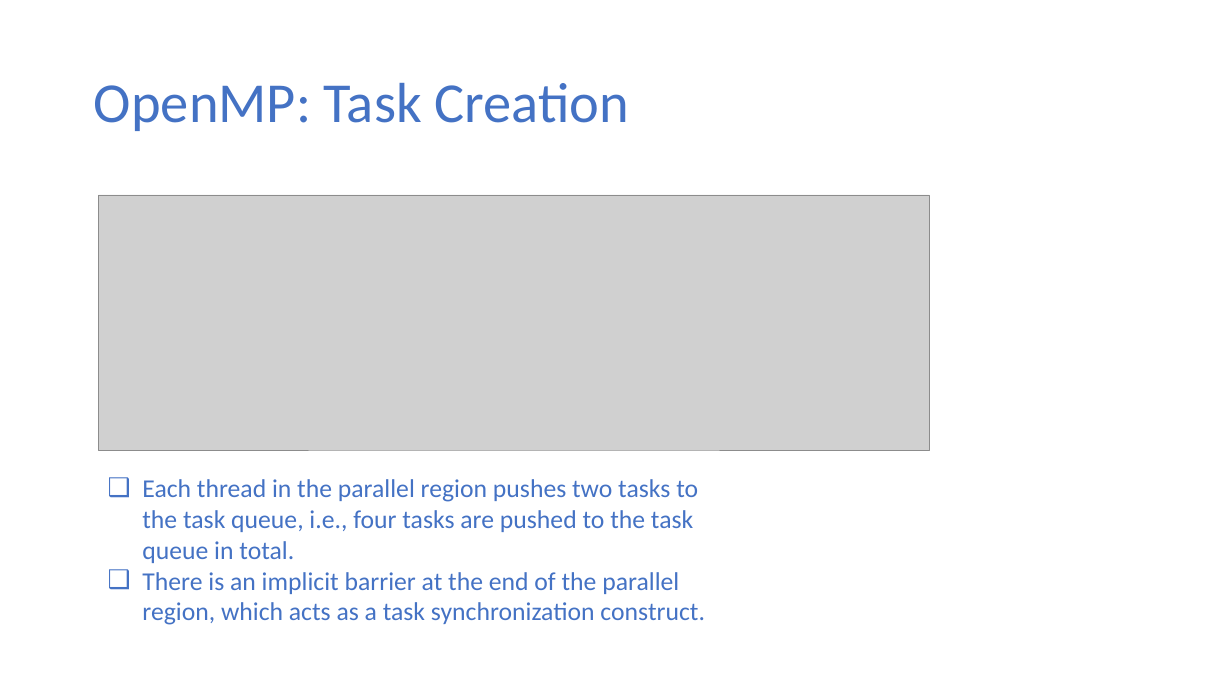
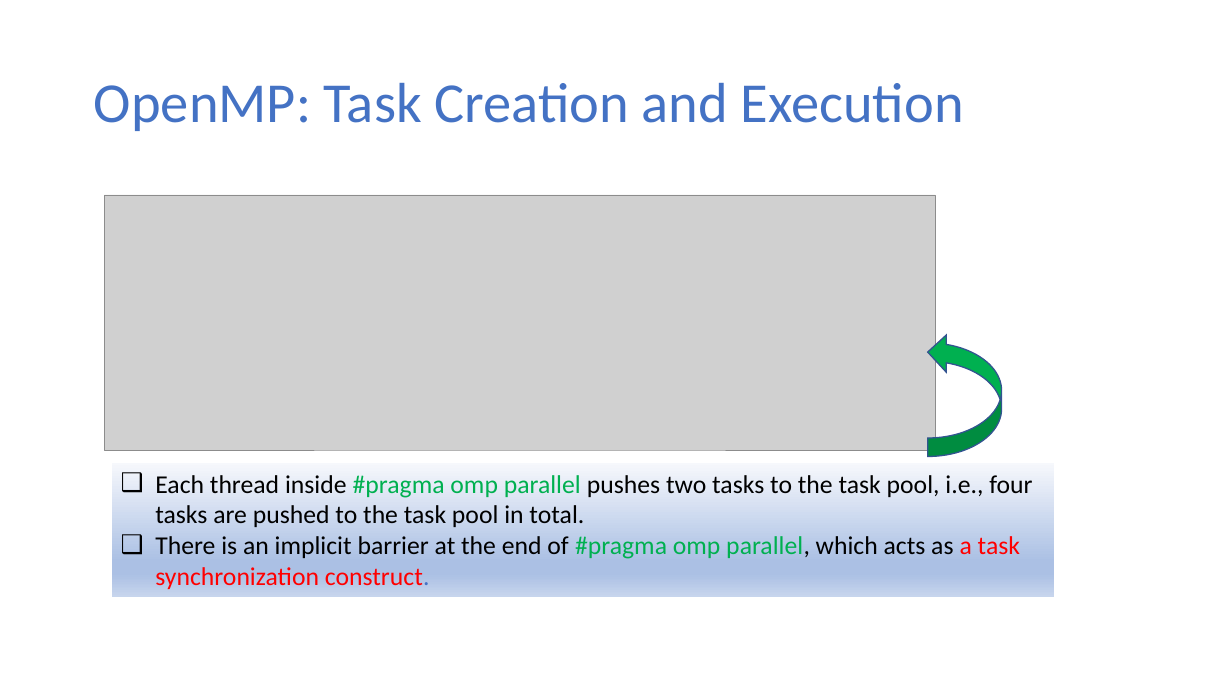
Before and after one commit to ekkapotc/PC, a slide deck: slide 10 of Slides/Lecture 8.pptx. Drawn at 1232x693 pixels with LibreOffice and Linux fonts; fonts in the diff are those of the drawing; grey boxes stand for pictures. Boxes give left, top, right and bottom in pixels: in the first picture for what was removed or moved away, otherwise in the second. Text is boxed around its words. In the diff, an @@ line names an element or a change of style, - is before the commit and + after.

```diff
--- a/Slides/Lecture 8.pptx
+++ b/Slides/Lecture 8.pptx
@@ title at box(94, 83, 964, 131): text changed @@
-OpenMP: Task Creation
+OpenMP: Task Creation and Execution
@@ picture: place and size @@
-picture at box(99, 195, 930, 450)
+picture at box(104, 195, 935, 450)
@@ curved up arrow added at box(928, 334, 1002, 457), fill #00B050, outline #325491 1 pt @@
@@ rectangle "Each thread inside #pragma omp ...": place and size @@
-rectangle "Each thread inside #pragma omp ..." at box(142, 479, 705, 625)
+rectangle "Each thread inside #pragma omp ..." at box(112, 463, 1055, 597)
@@ rectangle "Each thread inside #pragma omp ..." at box(112, 463, 1055, 597): fill none to gradient #F6F8FC to #ABC0E4 to #C7D5ED @@
@@ text in rectangle at box(155, 475, 1032, 589): text changed; text colour #4472C4 to #000000 @@
-❑ Each thread in the parallel region pushes two tasks to the task queue, i.e., four tasks are pushed to the task queue in total.
-❑ There is an implicit barrier at the end of the parallel region, which acts as a task synchronization construct.
+❑ Each thread inside #pragma omp parallel pushes two tasks to the task pool, i.e., four tasks are pushed to the task pool in total.
+❑ There is an implicit barrier at the end of #pragma omp parallel, which acts as a task synchronization construct.
```
Also in this commit, not shown: 13 other slides changed, 25 slides added, 2 slides removed.
